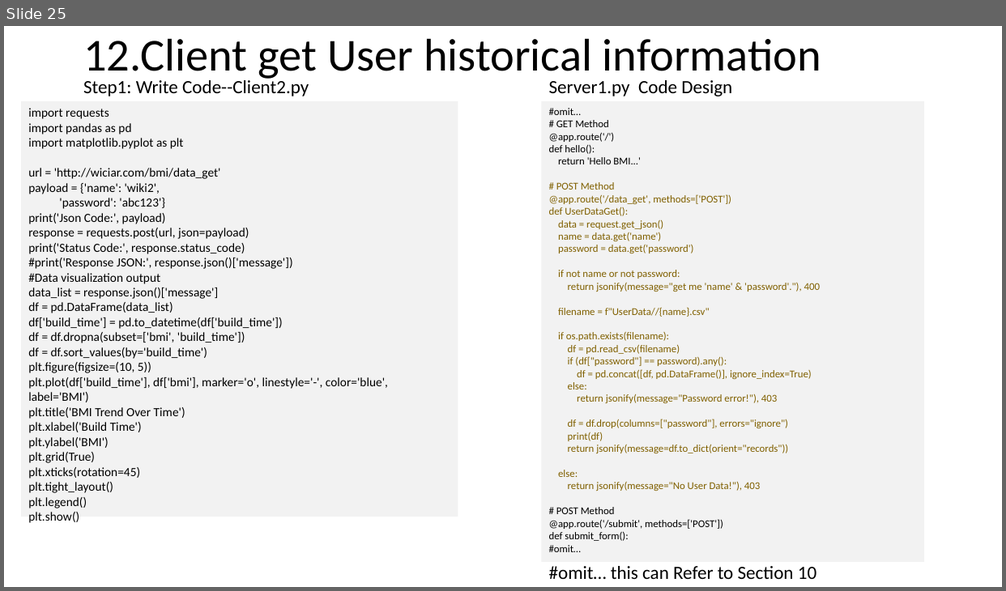
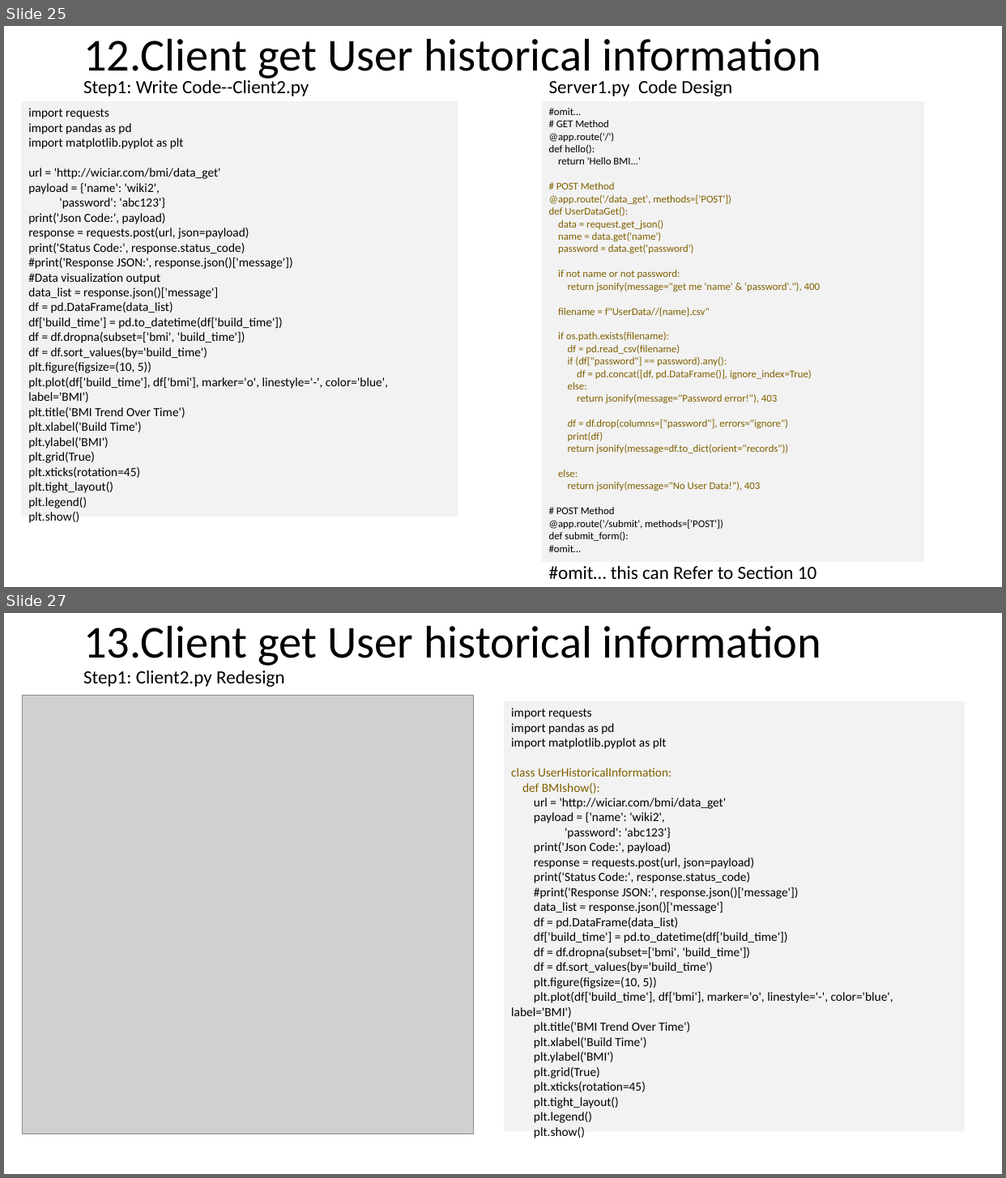
Before and after one commit to Chen-Wi-Ki/FlaskServerTeach, a slide deck: PythonFlask/Teach.pptx. Shown one above the other, each under a label of ours: slide 25 before the commit, slides 25 and 27 after it; the slides between them are not shown. The pictures are 1006x591 and 1006x1178 pixels, drawn with LibreOffice and Linux fonts; fonts in the diff are those of the drawing; grey boxes stand for pictures. Boxes give left, top, right and bottom in pixels: in the first picture for what was removed or moved away, otherwise in the second. Text is boxed around its words. In the diff, an @@ line names an element or a change of style, - is before the commit and + after.

Commit message:
Client_UI1--Button of User Historical Information, and Teach

```diff
--- a/PythonFlask/Teach.pptx
+++ b/PythonFlask/Teach.pptx
@@ slide 27 added at box(4, 613, 1002, 1174), background #FFFFFF @@
@@ text added at box(83, 625, 821, 666), 44 pt, text #000000 @@
+13.Client get User historical information
@@ text added at box(83, 671, 284, 687), 18 pt, text #000000 @@
+Step1: Client2.py Redesign
@@ picture added at box(23, 696, 474, 1135) @@
@@ rectangle added at box(504, 701, 965, 1132), fill #F2F2F2, 12 pt, text #000000 @@
+import requests
+import pandas as pd
+import matplotlib.pyplot as plt
+class UserHistoricalInformation:
+def BMIshow():
+url = 'http://wiciar.com/bmi/data_get'
+payload = {'name': 'wiki2',
+'password': 'abc123'}
+print('Json Code:', payload)
+response = requests.post(url, json=payload)
+print('Status Code:', response.status_code)
+#print('Response JSON:', response.json()['message'])
+data_list = response.json()['message']
+df = pd.DataFrame(data_list)
+df['build_time'] = pd.to_datetime(df['build_time'])
+df = df.dropna(subset=['bmi', 'build_time'])
+df = df.sort_values(by='build_time')
+plt.figure(figsize=(10, 5))
+plt.plot(df['build_time'], df['bmi'], marker='o', linestyle='-', color='blue', label='BMI')
+plt.title('BMI Trend Over Time')
+plt.xlabel('Build Time')
+plt.ylabel('BMI')
+plt.grid(True)
+plt.xticks(rotation=45)
+plt.tight_layout()
+plt.legend()
+plt.show()
```
Also in this commit, not shown: 1 slide changed, 1 other slide added, 2 other files.
